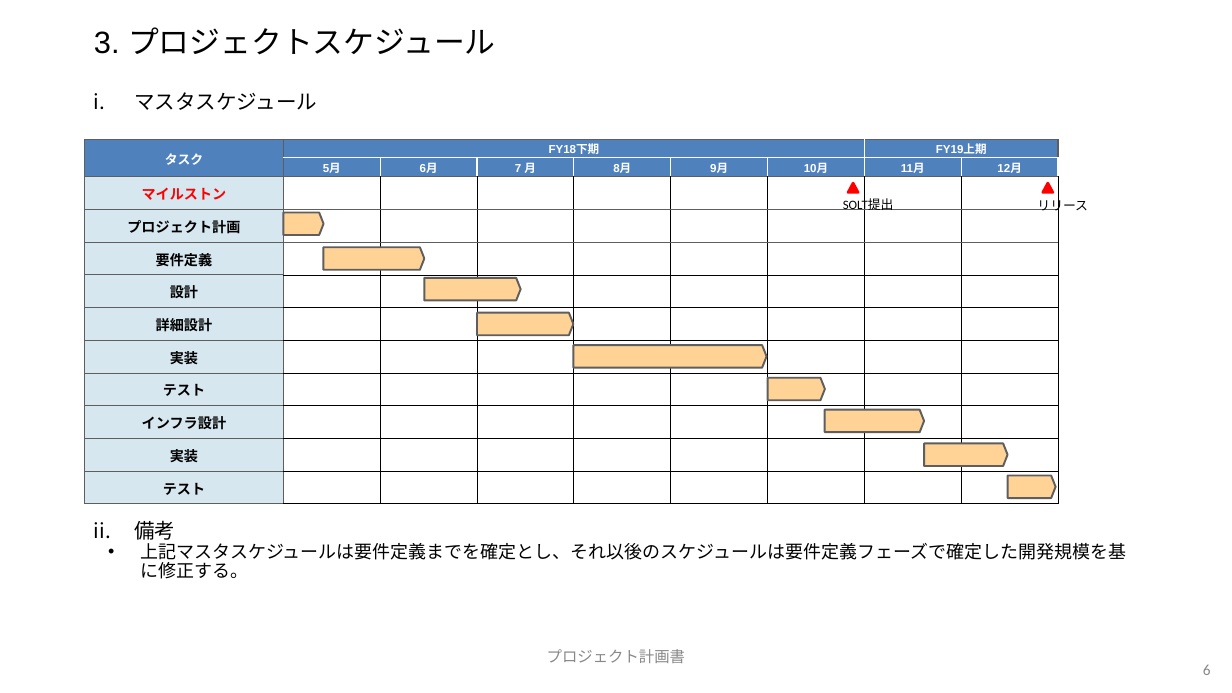
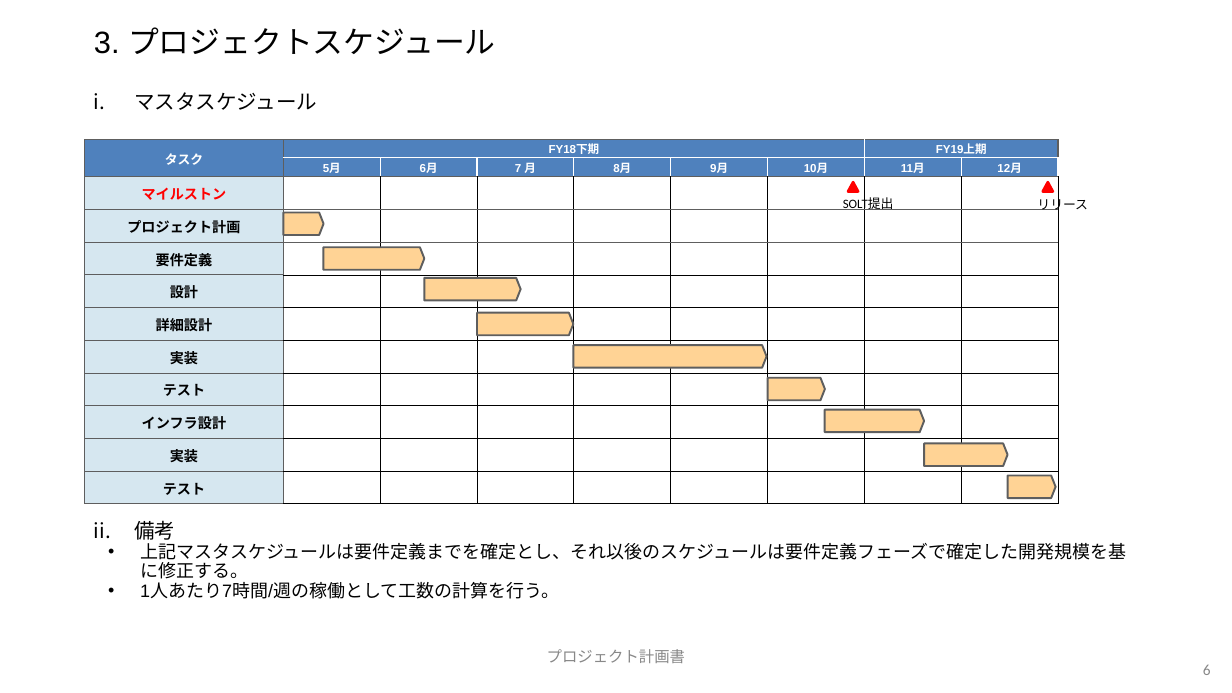
Before and after one commit to yoshtanaka/toraberu, a slide deck: slide 6 of プロジェクト計画書_v0.5.pptx. Drawn at 1232x693 pixels with LibreOffice and Linux fonts; fonts in the diff are those of the drawing; background and template pictures are left out. Boxes give left, top, right and bottom in pixels: in the first picture for what was removed or moved away, otherwise in the second. Text is boxed around its words. In the diff, an @@ line names an element or a change of style, - is before the commit and + after.

```diff
--- a/プロジェクト計画書_v0.5.pptx
+++ b/プロジェクト計画書_v0.5.pptx
@@ text at box(140, 583, 559, 599): paragraph added @@
+• 1人あたり7時間/週の稼働として工数の計算を行う。
```
Also in this commit, not shown: 4 other slides changed.
